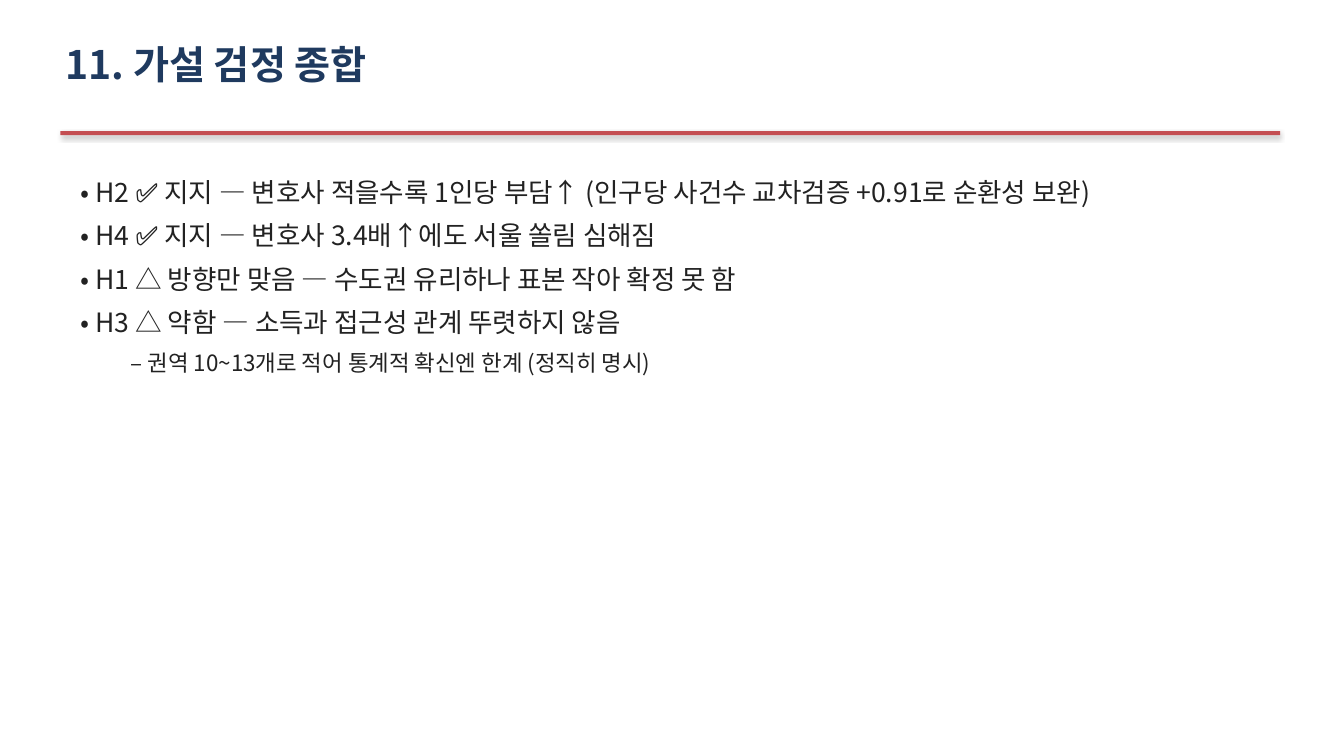
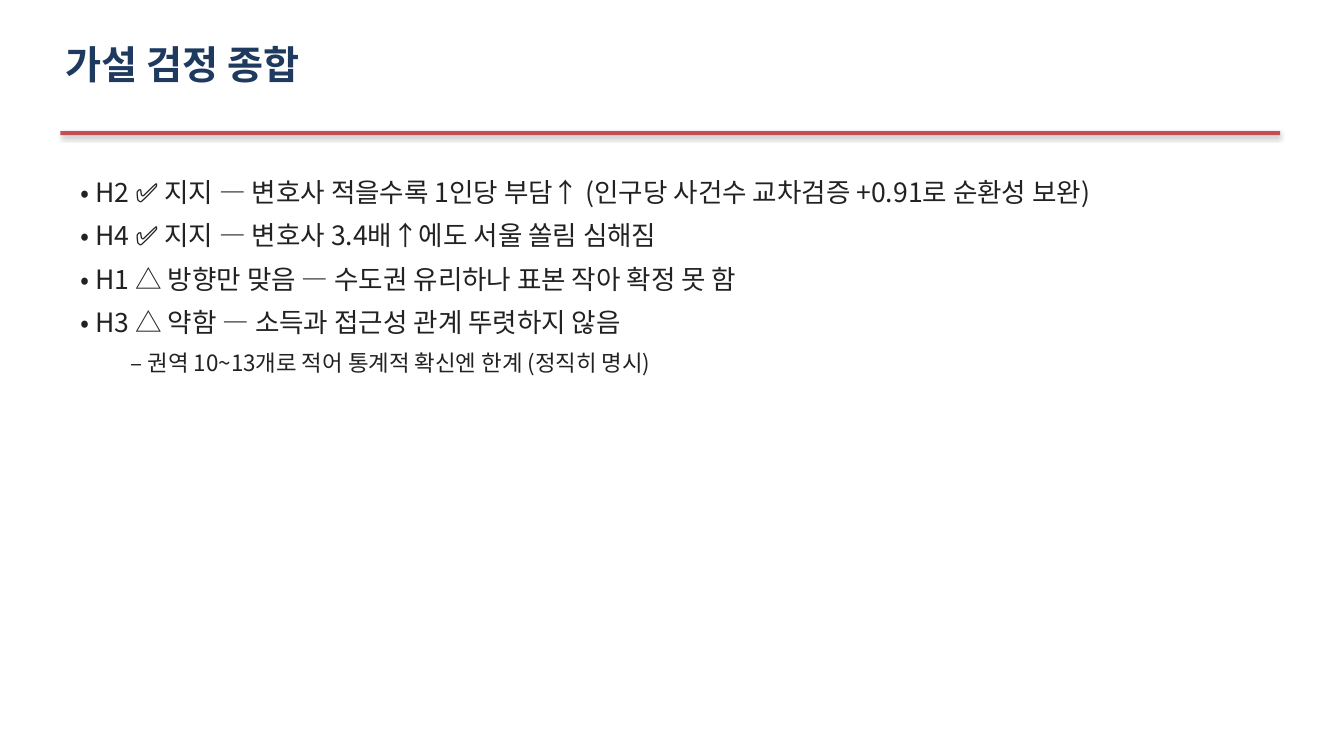
Before and after one commit to Allenkeem/llai-project, a slide deck: slide 18 of reports/발표자료.pptx (slide 19 before the commit). Drawn at 1344x756 pixels with LibreOffice and Linux fonts; fonts in the diff are those of the drawing. Boxes give left, top, right and bottom in pixels: in the first picture for what was removed or moved away, otherwise in the second. Text is boxed around its words. In the diff, an @@ line names an element or a change of style, - is before the commit and + after.

```diff
--- a/reports/발표자료.pptx
+++ b/reports/발표자료.pptx
@@ text at box(65, 46, 299, 83): text changed @@
-11. 가설 검정 종합
+가설 검정 종합
```
Also in this commit, not shown: 16 other slides changed.
